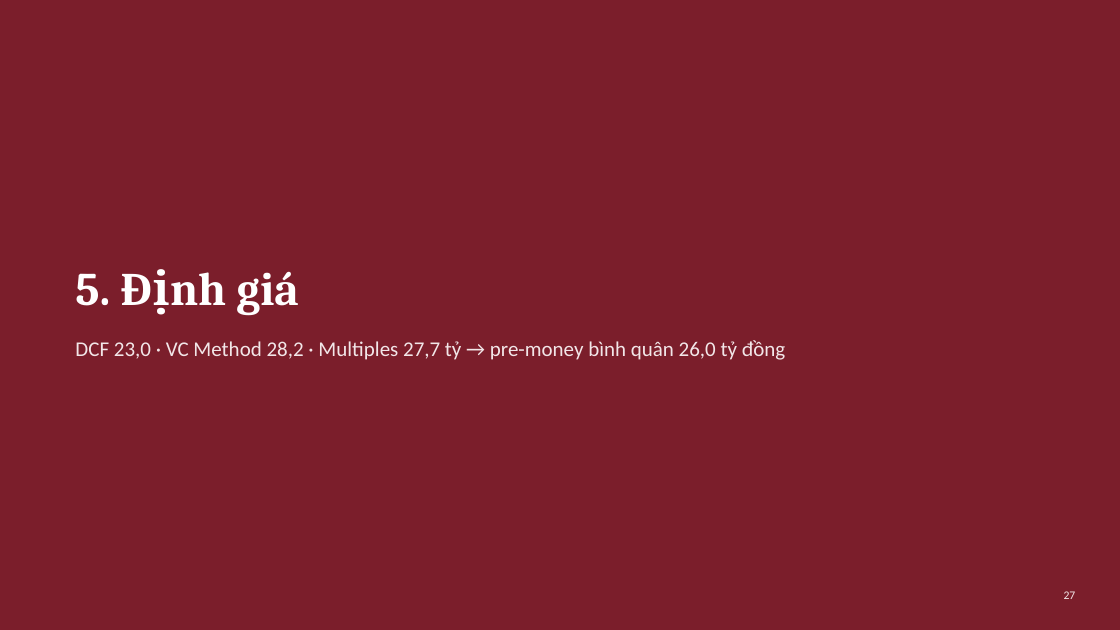
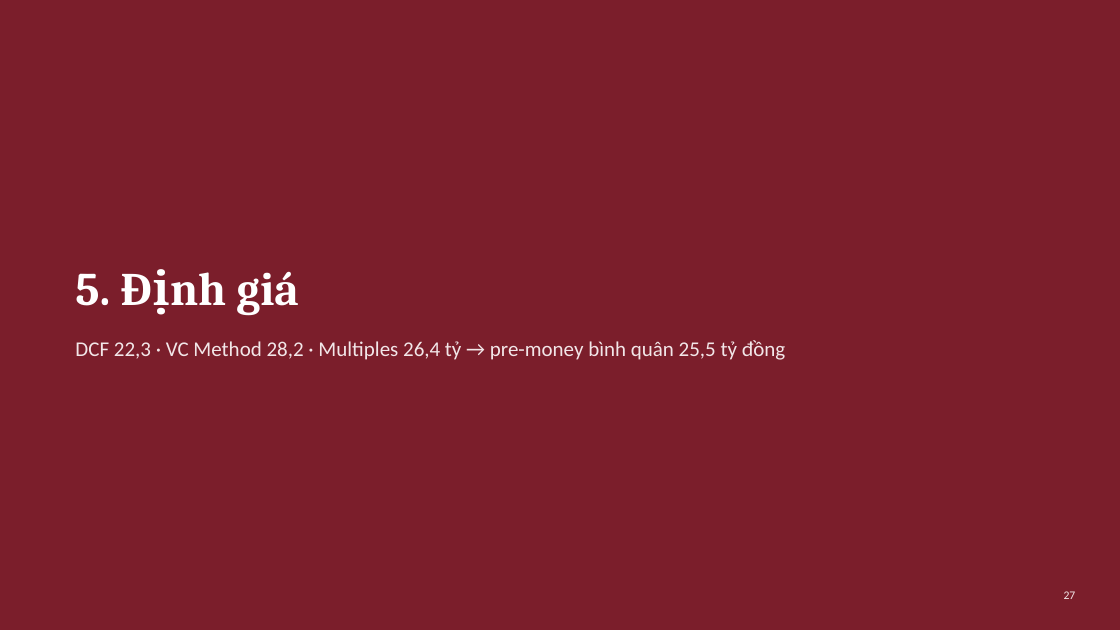
Before and after one commit to loc1706/CLAIDE-CFA, a slide deck: slide 27 of AgriPack_Slides_tom_tat.pptx. Drawn at 1120x630 pixels with LibreOffice and Linux fonts; fonts in the diff are those of the drawing. Boxes give left, top, right and bottom in pixels: in the first picture for what was removed or moved away, otherwise in the second. Text is boxed around its words. In the diff, an @@ line names an element or a change of style, - is before the commit and + after.

```diff
--- a/AgriPack_Slides_tom_tat.pptx
+++ b/AgriPack_Slides_tom_tat.pptx
@@ text at <box>75,340,786,360</box>: text changed @@
-DCF 23,0 · VC Method 28,2 · Multiples 27,7 tỷ → pre-money bình quân 26,0 tỷ đồng
+DCF 22,3 · VC Method 28,2 · Multiples 26,4 tỷ → pre-money bình quân 25,5 tỷ đồng
```
Also in this commit, not shown: 9 other slides changed, 4 other files.
